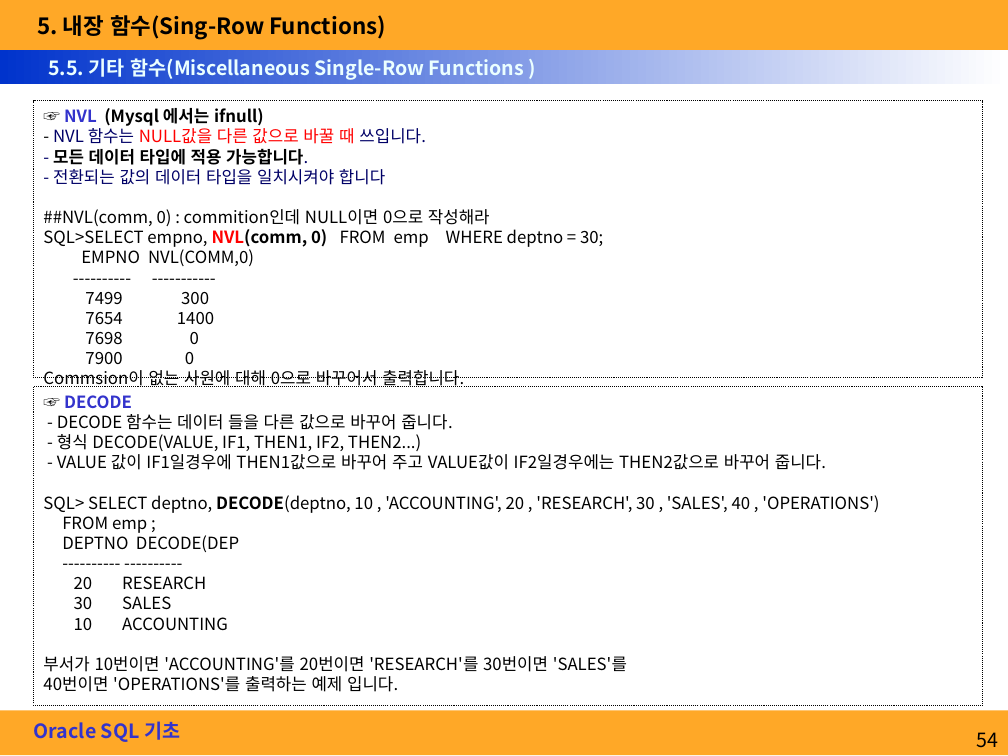
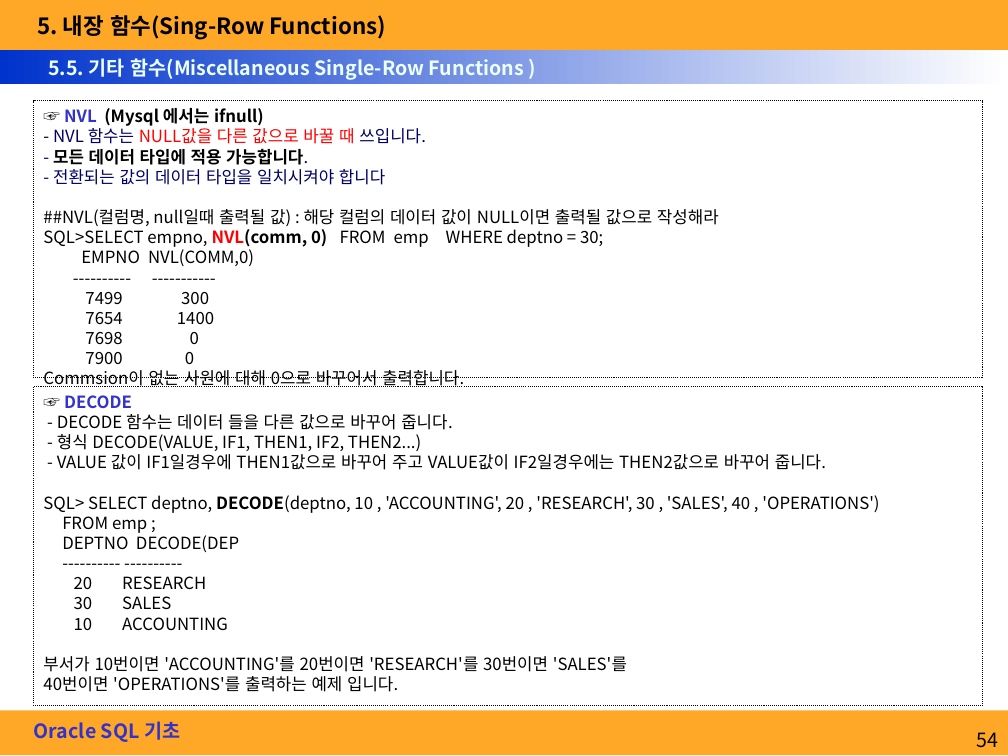
Before and after one commit to Jaehe-he/naver17study, a slide deck: slide 54 of 자료들/오라클SQL기초.ppt. Drawn at 1008x756 pixels with LibreOffice and Linux fonts; fonts in the diff are those of the drawing. Boxes give left, top, right and bottom in pixels: in the first picture for what was removed or moved away, otherwise in the second. Text is boxed around its words. In the diff, an @@ line names an element or a change of style, - is before the commit and + after.

```diff
--- a/자료들/오라클SQL기초.ppt
+++ b/자료들/오라클SQL기초.ppt
@@ text in rectangle at (x1=43, y1=209, x2=719, y2=226): text changed @@
-##NVL(comm, 0) : commition인데 NULL이면 0으로 작성해라
+##NVL(컬럼명, null일때 출력될 값) : 해당 컬럼의 데이터 값이 NULL이면 출력될 값으로 작성해라
```
Also in this commit, not shown: 2 other files.
